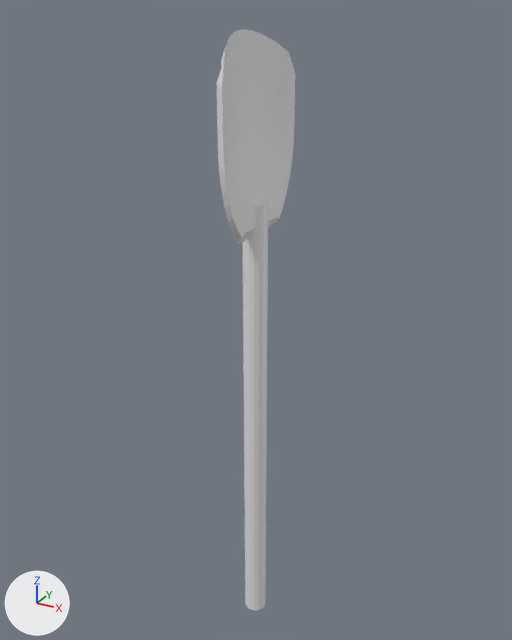
An edit to the FBX model Assets/Prefabs/Modles/New/Shovel.fbx, drawn before and after from the same camera.
Before and after are seen from a camera (50 mm lens) standing at (1.28, -2.32, 1.67) and looking at (-0.04, 0.08, 0.48). Arrows for +X, +Y and +Z are at lower left; the lights stay in place. The first picture is the older version. Where no turn or scale is listed for an object, it has been applied to the vertices.
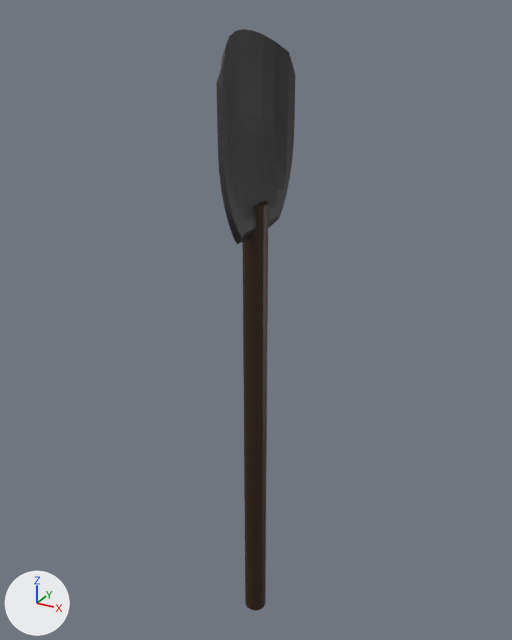
Scene script edits in JSON lines:
```json
{"op": "add", "block": "mat_material_001", "code": ["mat_material_001 = principled_material('Material.001')", "mat_material_001.base_color = (0.0319, 0.0319, 0.0319)  # dark grey #323232"]}
{"op": "add", "block": "mat_material_002", "code": ["mat_material_002 = principled_material('Material.002')", "mat_material_002.base_color = (0.0319, 0.0112, 0.0014)  # brown #321b05"]}
{"block": "me_cylinder", "where": "me_cylinder.from_pydata(...)  # 32 vertices, 18 faces; spans x -0.05..0.05, y -0.05..0.05, z -1.0..1.0"}
{"op": "add", "block": "me_cylinder", "code": "me_cylinder.materials.append(mat_material_002)  # brown #321b05"}
{"block": "me_grid", "where": "me_grid.from_pydata(...)  # 242 vertices, 240 faces; spans x -0.111..0.0, y -0.269..0.269, z -0.339..0.399"}
{"op": "add", "block": "me_grid", "code": "me_grid.materials.append(mat_material_001)  # dark grey #323232"}
```

Location of each change, (x1, y1, x2, y2) in pixels of the pictures (512 x 640 px):
```json
{"object": "Grid", "change": "recoloured", "before": [216, 29, 295, 244], "after": [216, 29, 295, 244], "on screen": "white to dark grey"}
{"object": "Cylinder", "change": "recoloured", "before": [242, 201, 268, 610], "after": [242, 201, 268, 610], "on screen": "white to brown"}
```
